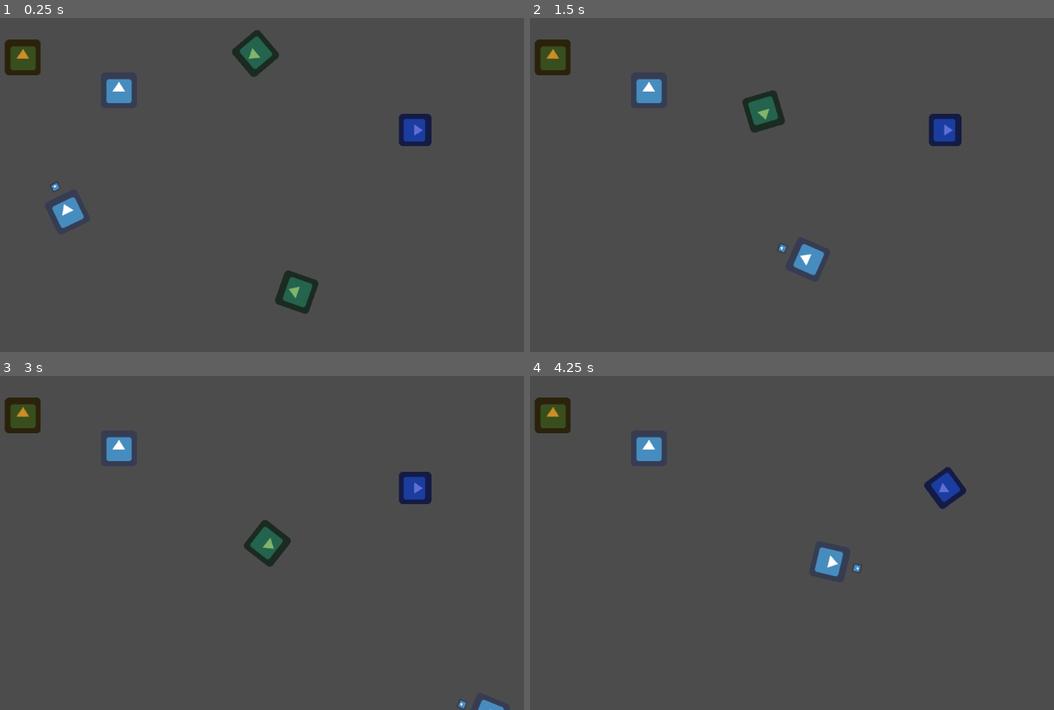
Above: before the commit, frames 1-4 (two rows, left to right).
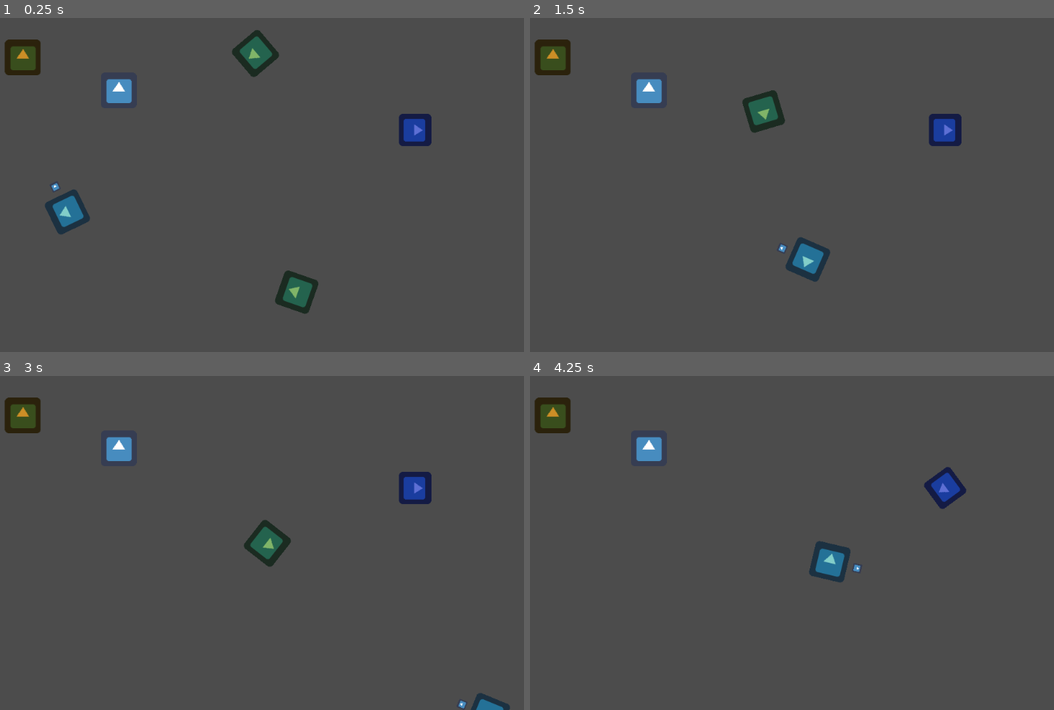
Above: after the commit, the same moments.

Repository: moisesjbc/spain-game-dev-jam-3
Game: Godot game, scene res://gameplay/main/main.tscn
Two runs of this game, one before a commit and one after it. Both use one fixed random seed, a clock stepped at 60 frames per second and the inputs below. The engine's default icon, where the game draws it, is replaced by a stand-in: a white triangle on a blue panel in a dark square.
Inputs (mouse positions are in pixels of both pictures, inside the frame that each line leads up to):
- Up to frame 1 (0.25 s): no input
- Up to frame 2 (1.5 s): move the mouse to (917, 168) at 0.52 s; hold Right (ui_right) 0.53-1.28 s; click (917, 168) at 0.6 s; move the mouse to (676, 201) at 1.27 s; hold Down (ui_down) from 1.28 s (still down); click (676, 201) at 1.35 s
- Up to frame 3 (3 s): move the mouse to (314, 469) at 2.02 s; release Down (ui_down) at 2.03 s; hold Right (ui_right) 2.03-2.78 s; click (314, 469) at 2.1 s; move the mouse to (230, 609) at 2.77 s; hold Up (ui_up) from 2.78 s (still down); click (230, 609) at 2.85 s
- Up to frame 4 (4.25 s): move the mouse to (959, 593) at 3.52 s; release Up (ui_up) at 3.53 s; hold Left (ui_left) from 3.53 s (still down); click (959, 593) at 3.6 s

The runs differ from the first frame. In frame 1, 0.7% of the frame differs, in the area x 8-18%, y 51-65%; in frame 2, 0.7%, in the area x 48-58%, y 65-79%; in frame 3, 0.2%; in frame 4, 0.7%.

Commit message:
Añade acción de tirar y soltar cable

Diff:
--- /dev/null
+++ b/godot-project/gameplay/items/cable_roll/cable_roll.gd
@@ -0,0 +1,25 @@
+extends KinematicBody2D
+
+
+var origin = null
+var throwing_cable = false
+
+
+func _start():
+	set_process(throwing_cable)
+
+
+func start_throwing(new_origin):
+	origin = new_origin
+	throwing_cable = true
+	set_process(true)
+
+
+func _process(_delta):
+	if throwing_cable and origin:
+		update()
+
+
+func _draw():
+	if origin:
+		draw_line(to_local(origin.global_position), Vector2(0, 0), Color.aliceblue, 3.0)
--- /dev/null
+++ b/godot-project/gameplay/items/cable_roll/cable_roll.tscn
@@ -0,0 +1,13 @@
+[gd_scene load_steps=3 format=2]
+
+[ext_resource path="res://icon.png" type="Texture" id=1]
+[ext_resource path="res://gameplay/items/cable_roll/cable_roll.gd" type="Script" id=2]
+
+[node name="cable_roll" type="KinematicBody2D"]
+collision_layer = 16
+collision_mask = 16
+script = ExtResource( 2 )
+
+[node name="sprite" type="Sprite" parent="."]
+modulate = Color( 0.509804, 0.807843, 0.788235, 1 )
+texture = ExtResource( 1 )
--- a/godot-project/gameplay/player/player.gd
+++ b/godot-project/gameplay/player/player.gd
@@ -33,9 +33,15 @@
 
 
 func _process_player_actions():
-	if close_generator and Input.is_action_just_pressed('ui_action'):
-		print('Cable!')
-
+	if Input.is_action_just_pressed('ui_action'):
+		if close_generator and $cable_roll:
+			$cable_roll.start_throwing(close_generator)
+		elif $cable_roll and $cable_roll.throwing_cable:
+			var cable_roll = $cable_roll
+			remove_child(cable_roll)
+			get_parent().add_child(cable_roll)
+			cable_roll.global_position = global_position
+			cable_roll.rotation = rotation
 
 
 func damage():
@@ -44,7 +50,6 @@
 
 
 func _on_influence_area_body_entered(body):
-	print(body.get_groups())
 	if 'generators' in body.get_groups():
 		close_generator = body
 
--- a/godot-project/gameplay/player/player.tscn
+++ b/godot-project/gameplay/player/player.tscn
@@ -1,7 +1,8 @@
-[gd_scene load_steps=5 format=2]
+[gd_scene load_steps=6 format=2]
 
 [ext_resource path="res://icon.png" type="Texture" id=1]
 [ext_resource path="res://gameplay/player/player.gd" type="Script" id=2]
+[ext_resource path="res://gameplay/items/cable_roll/cable_roll.tscn" type="PackedScene" id=3]
 
 [sub_resource type="RectangleShape2D" id=1]
 extents = Vector2( 30.9579, 32.036 )
@@ -31,5 +32,7 @@
 
 [node name="collision_shape" type="CollisionShape2D" parent="influence_area"]
 shape = SubResource( 2 )
+
+[node name="cable_roll" parent="." instance=ExtResource( 3 )]
 [connection signal="body_entered" from="influence_area" to="." method="_on_influence_area_body_entered"]
 [connection signal="body_exited" from="influence_area" to="." method="_on_influence_area_body_exited"]
--- a/godot-project/project.godot
+++ b/godot-project/project.godot
@@ -61,6 +61,7 @@
 2d_physics/layer_2="Phantoms"
 2d_physics/layer_3="Buildings"
 2d_physics/layer_4="Bullets"
+2d_physics/layer_5="Cable roll"
 
 [rendering]
 
